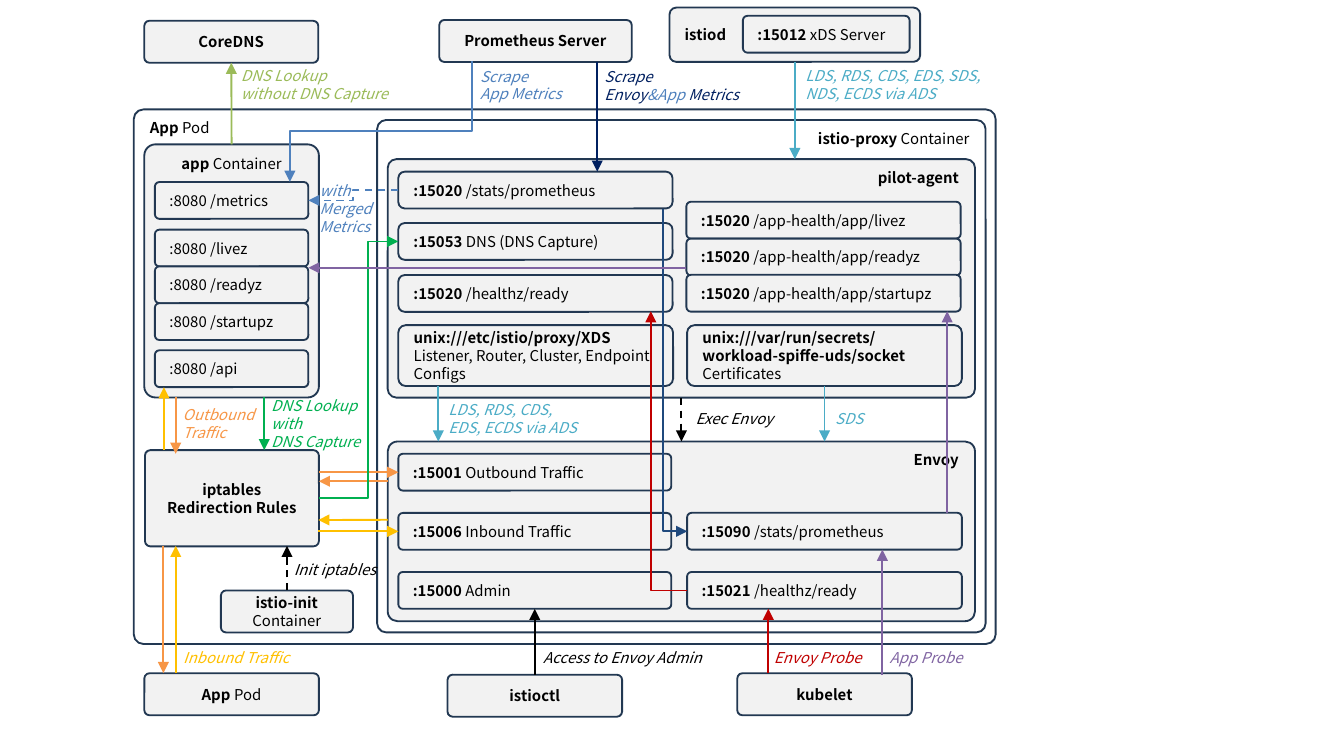
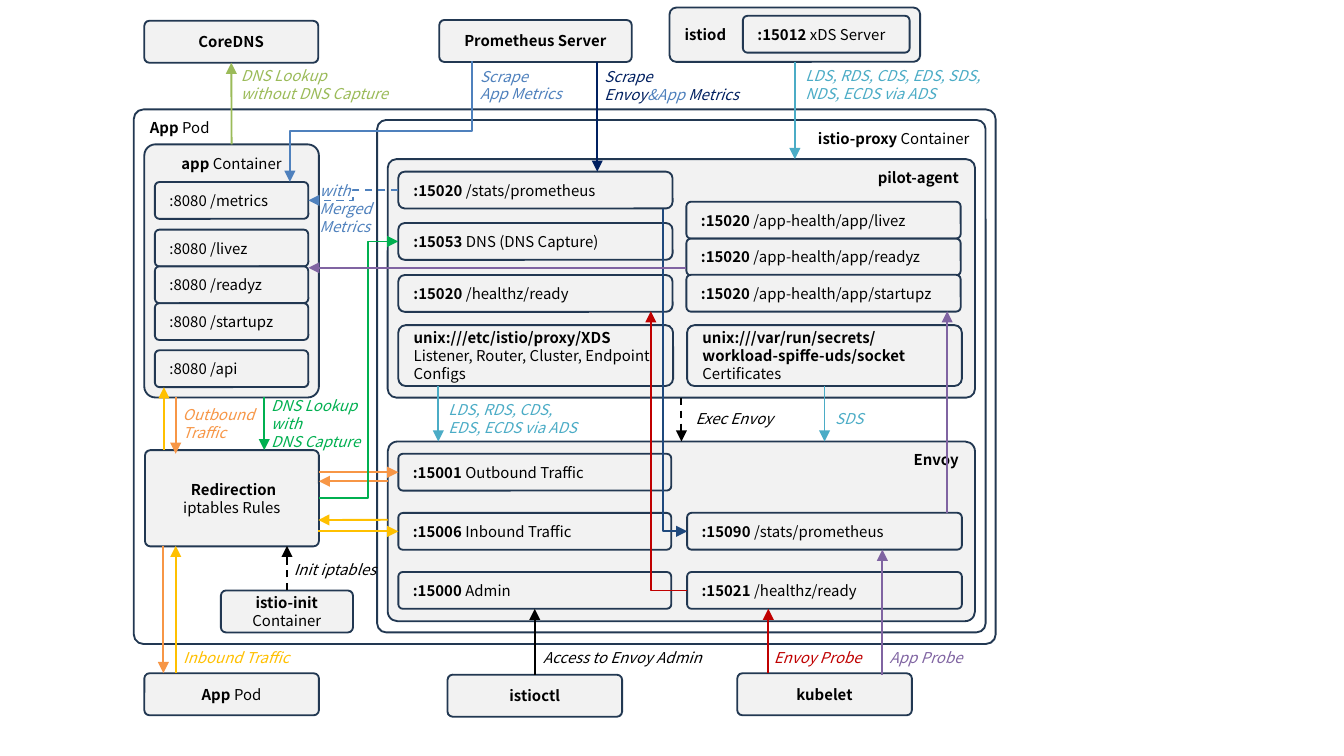
Before and after one commit to ssup2/blog-software, a slide deck: slide 1 of content/docs/theory-analysis/envoy-architecture-istio/images/images.pptx. Drawn at 1344x756 pixels with LibreOffice and Linux fonts; fonts in the diff are those of the drawing. Boxes give left, top, right and bottom in pixels: in the first picture for what was removed or moved away, otherwise in the second. Text is boxed around its words. In the diff, an @@ line names an element or a change of style, - is before the commit and + after.

```diff
--- a/content/docs/theory-analysis/envoy-architecture-istio/images/images.pptx
+++ b/content/docs/theory-analysis/envoy-architecture-istio/images/images.pptx
@@ text in rounded rectangle at box(183, 483, 280, 517): text changed; bold off @@
-iptables
-Redirection Rules
+Redirection
+iptables Rules
```
Also in this commit, not shown: 1 other file.
